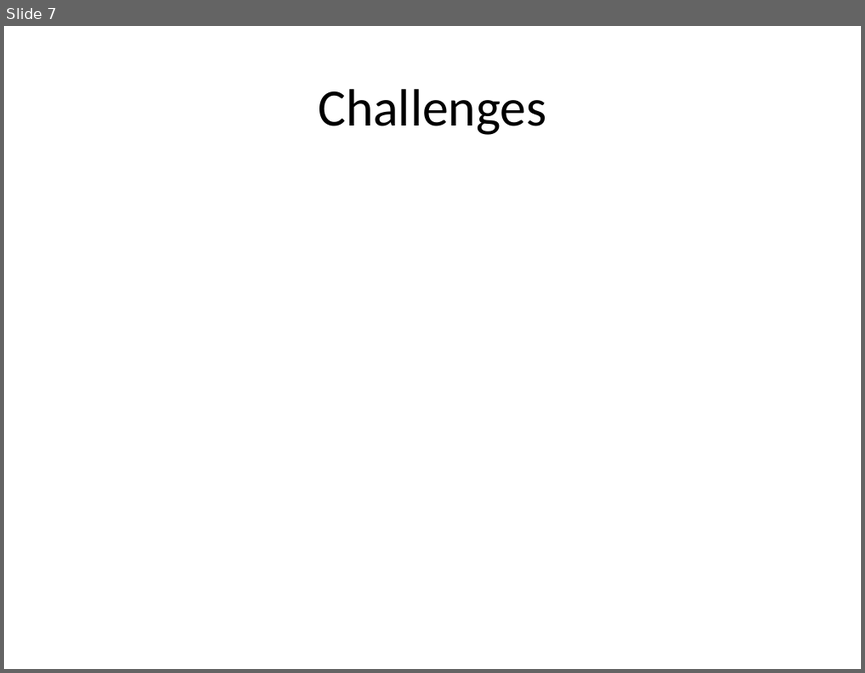
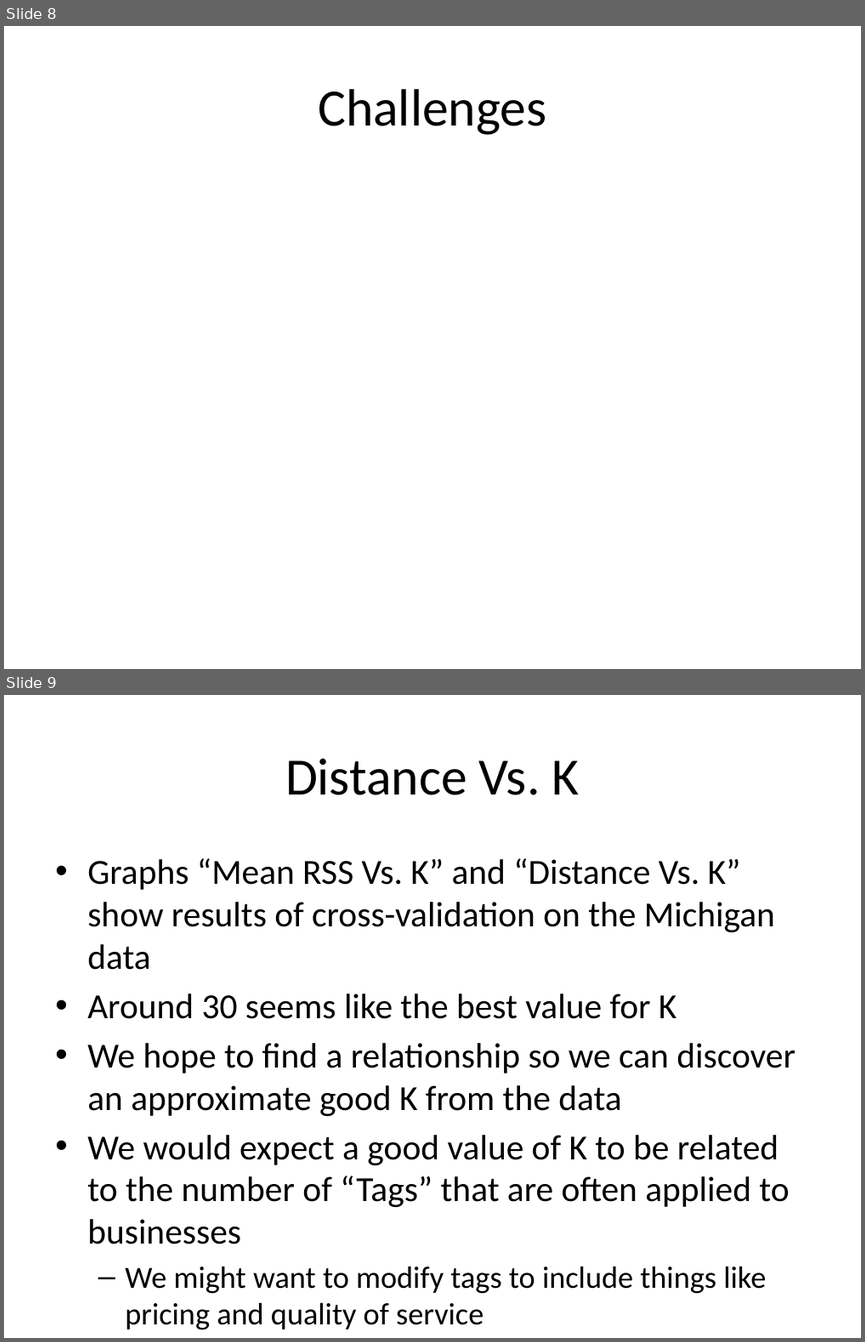
Before and after one commit to zouf/AllSortz, a slide deck: docs/slides.pptx. Shown one above the other, each under a label of ours: slide 7 before the commit, slides 8 and 9 after it. The pictures are 865x673 and 865x1342 pixels, drawn with LibreOffice and Linux fonts; fonts in the diff are those of the drawing; grey boxes stand for pictures. Boxes give left, top, right and bottom in pixels: in the first picture for what was removed or moved away, otherwise in the second. Text is boxed around its words. In the diff, an @@ line names an element or a change of style, - is before the commit and + after.

```diff
--- a/docs/slides.pptx
+++ b/docs/slides.pptx
@@ slide 9 added at bbox=[4, 695, 861, 1338], background #FFFFFF @@
@@ title added at bbox=[285, 758, 579, 795], 44 pt, text #000000 @@
+Distance Vs. K
@@ text added at bbox=[87, 858, 795, 1330], 29.6 pt, text #000000 @@
+• Graphs “Mean RSS Vs. K” and “Distance Vs. K” show results of cross-validation on the Michigan data
+• Around 30 seems like the best value for K
+• We hope to find a relationship so we can discover an approximate good K from the data
+• We would expect a good value of K to be related to the number of “Tags” that are often applied to businesses
+  – We might want to modify tags to include things like pricing and quality of service
@@ what was slide 7 is now slide 8 @@
```
Also in this commit, not shown: 5 slides changed, 9 other slides added.
